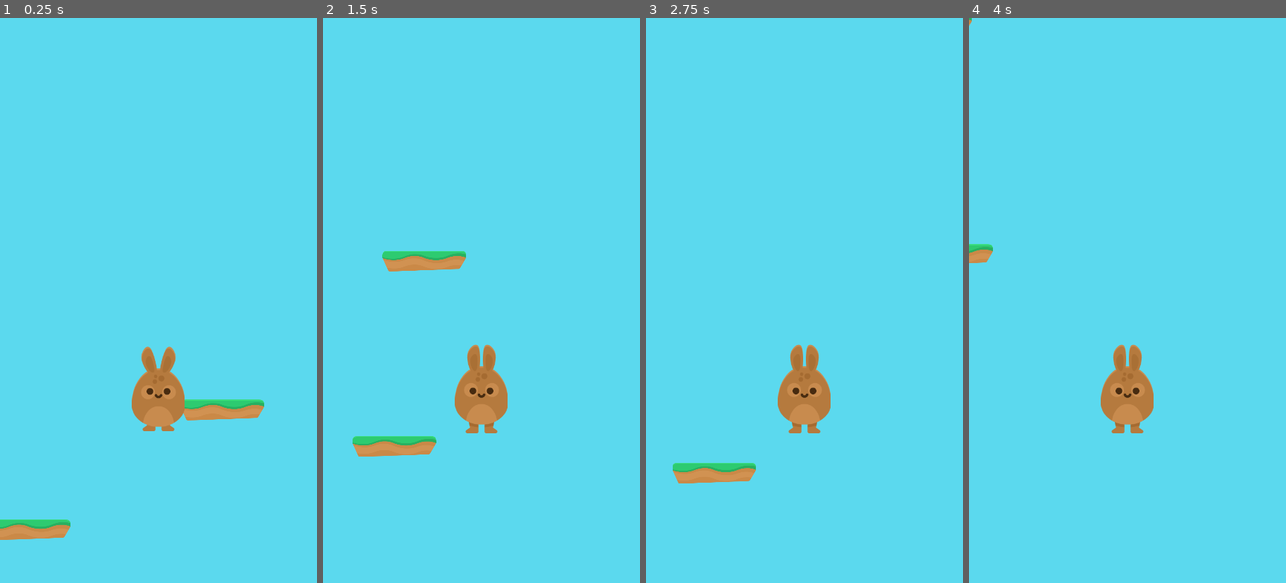
Above: before the commit, frames 1-4 (left to right).
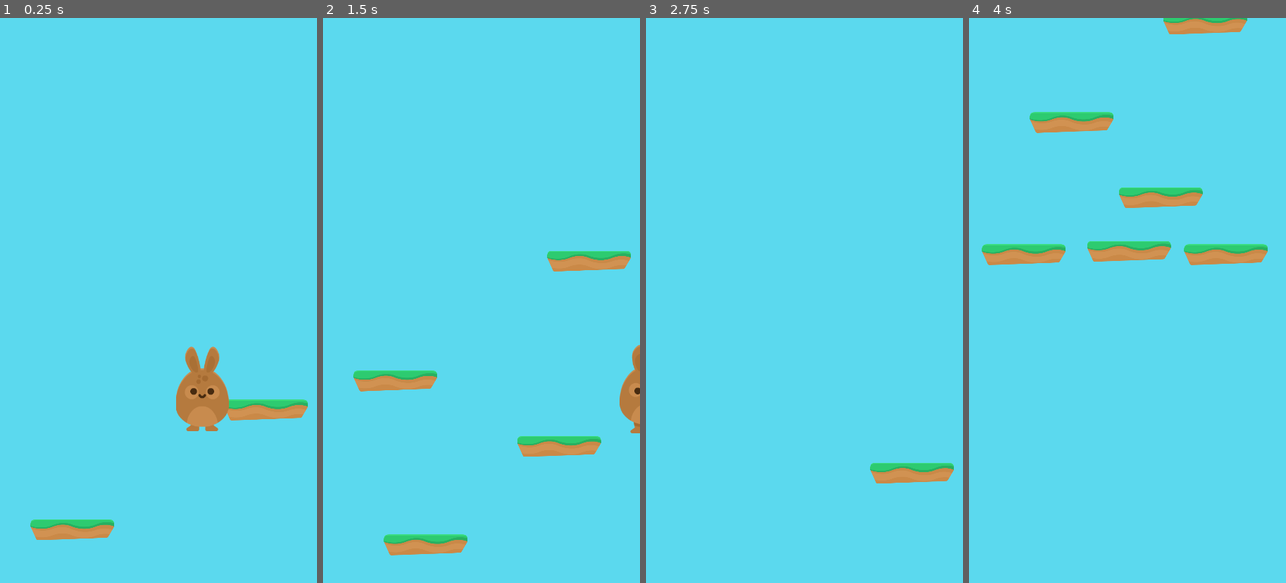
Above: after the commit, the same moments.

Repository: jagc/platformJump
Game: Godot game, scene res://scenes/game.tscn
The game is run twice, just before and just after one commit, with the same random seed, the same clock (stepped at 60 frames per second) and the same inputs.
Inputs:
- Up to frame 1 (0.25 s): no input
- Up to frame 2 (1.5 s): tap Enter (ui_accept) at 0.5, 0.77 s; hold Right (ui_right) 0.53-1.28 s; hold Left (ui_left) from 1.28 s (still down)
- Up to frame 3 (2.75 s): tap Enter (ui_accept) at 1.52 s; release Left (ui_left) at 2.03 s; hold Right (ui_right) from 2.03 s (still down)
- Up to frame 4 (4 s): tap Enter (ui_accept) at 3.02, 3.77 s; release Right (ui_right) at 3.53 s; hold Left (ui_left) from 3.53 s (still down)

The runs differ from the first frame. In frame 1, 4.5% of the frame differs, in the area x 0-98%, y 58-93%; in frame 2, 7.6%, in the area x 9-100%, y 41-96%; in frame 3, 3.5%; in frame 4, 7.0%.

Commit message:
refined camera settings

Diff:
--- a/scenes/player.tscn
+++ b/scenes/player.tscn
@@ -34,3 +34,9 @@
 [node name="camera" type="Camera2D" parent="."]
 offset = Vector2( 0, -200 )
 current = true
+limit_left = 0
+limit_right = 720
+drag_margin_top = 0.5
+drag_margin_bottom = 1.0
+editor_draw_limits = true
+editor_draw_drag_margin = true
